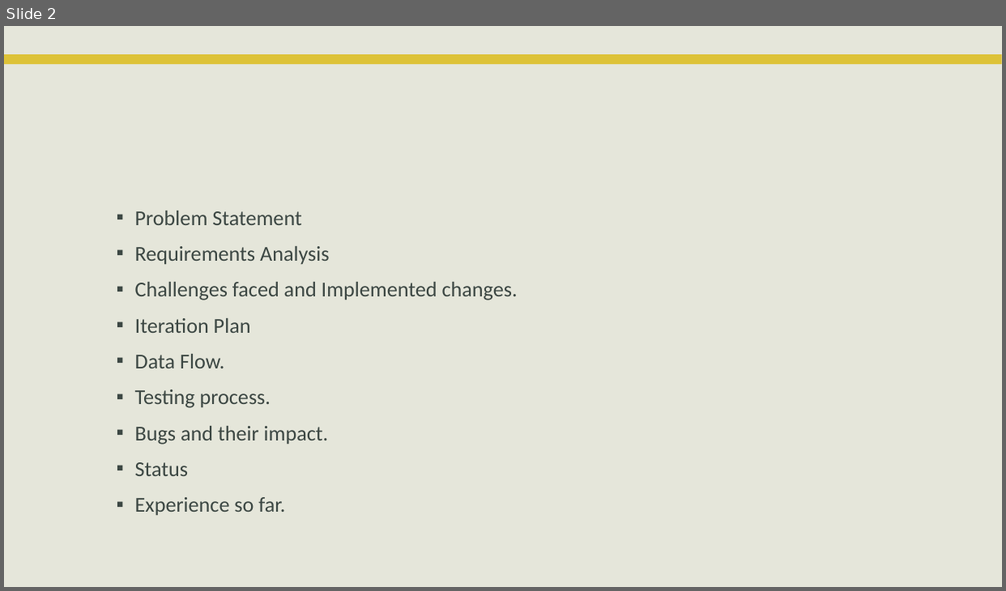
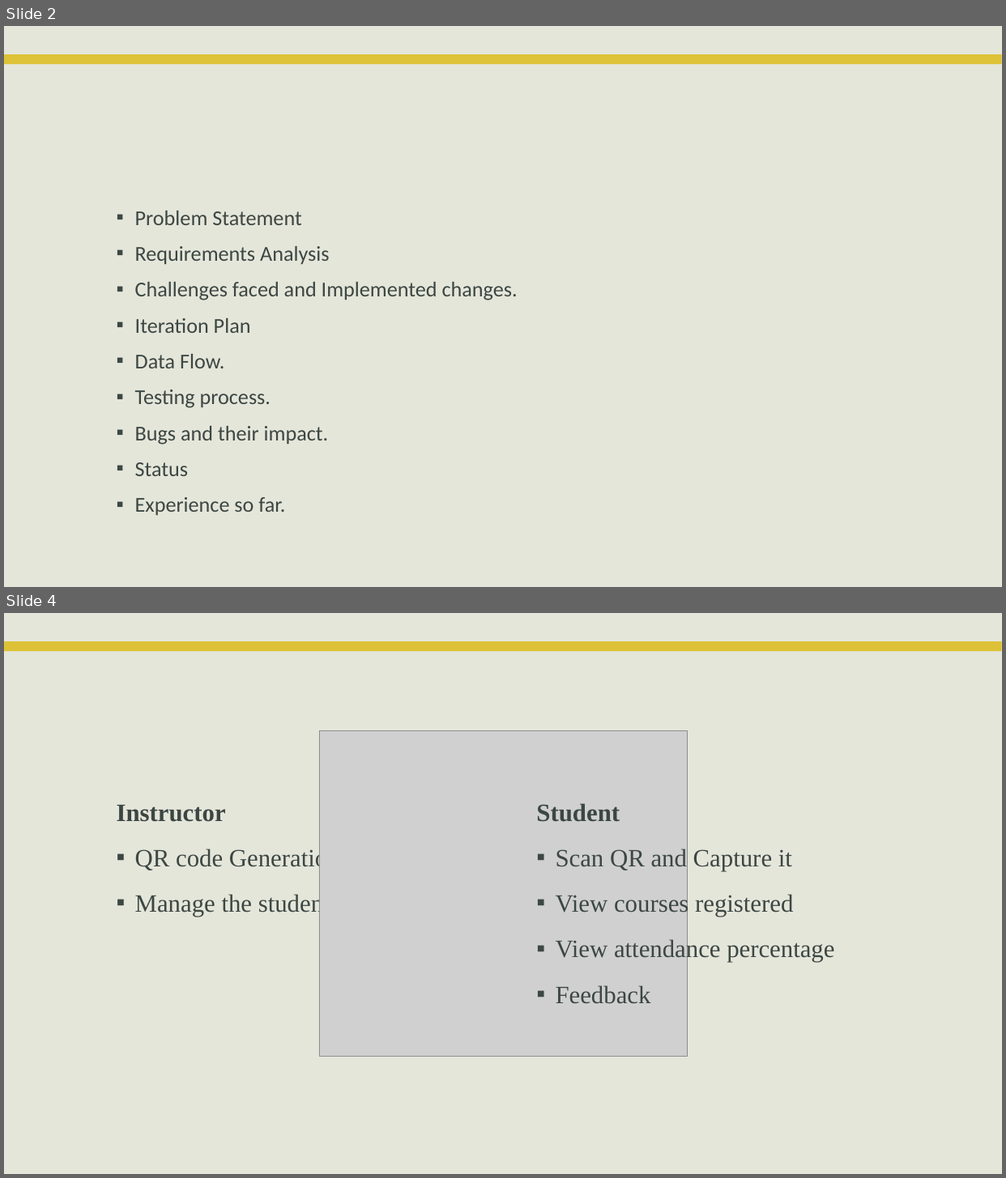
Before and after one commit to VamsiDevalla/Student-Attendance-Tracking, a slide deck: Presentations/final ppt.pptx. Shown one above the other, each under a label of ours: slide 2 before the commit, slides 2 and 4 after it; the slides between them are not shown. The pictures are 1006x591 and 1006x1178 pixels, drawn with LibreOffice and Linux fonts; fonts in the diff are those of the drawing; grey boxes stand for pictures; background and template pictures are left out. Boxes give left, top, right and bottom in pixels: in the first picture for what was removed or moved away, otherwise in the second. Text is boxed around its words. In the diff, an @@ line names an element or a change of style, - is before the commit and + after.

```diff
--- a/Presentations/final ppt.pptx
+++ b/Presentations/final ppt.pptx
@@ slide 4 added at [4, 613, 1002, 1174], background #E5E6DA; not listed: 1 template element that a slide beside it also shows @@
@@ title added at [108, 651, 897, 763], 30 pt, text #E5E6DA @@
+Previous requirements
@@ picture added at [319, 730, 687, 1057] @@
@@ text added at [117, 805, 340, 917], 24 pt, text #3C4743 @@
+Instructor
+▪ QR code Generation
+▪ Manage the students attendance
@@ text added at [536, 803, 834, 1004], 24 pt, text #3C4743 @@
+Student
+▪ Scan QR and Capture it
+▪ View courses registered
+▪ View attendance percentage
+▪ Feedback
```
Also in this commit, not shown: 1 slide changed, 4 other slides added, 7 slides removed.
